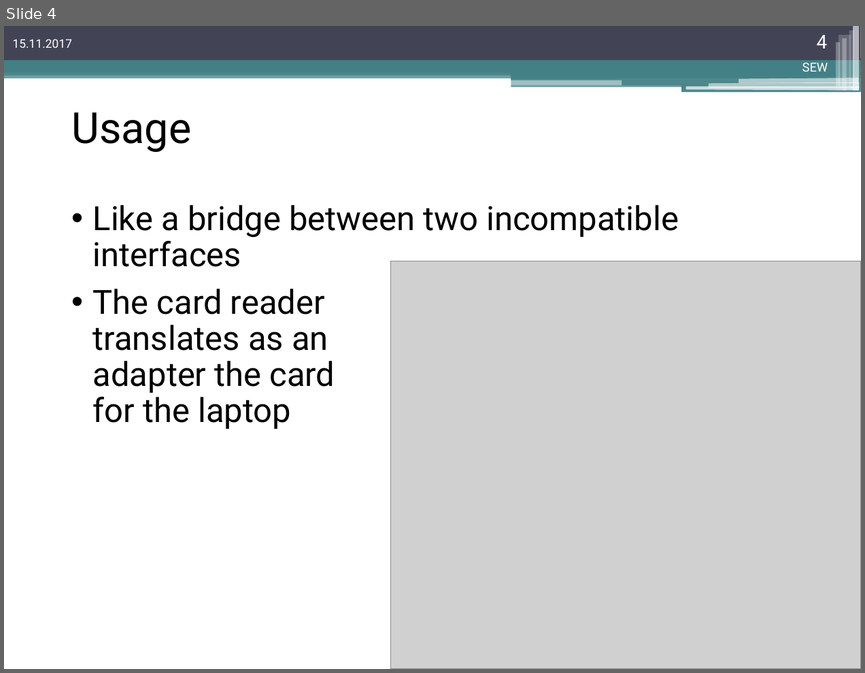
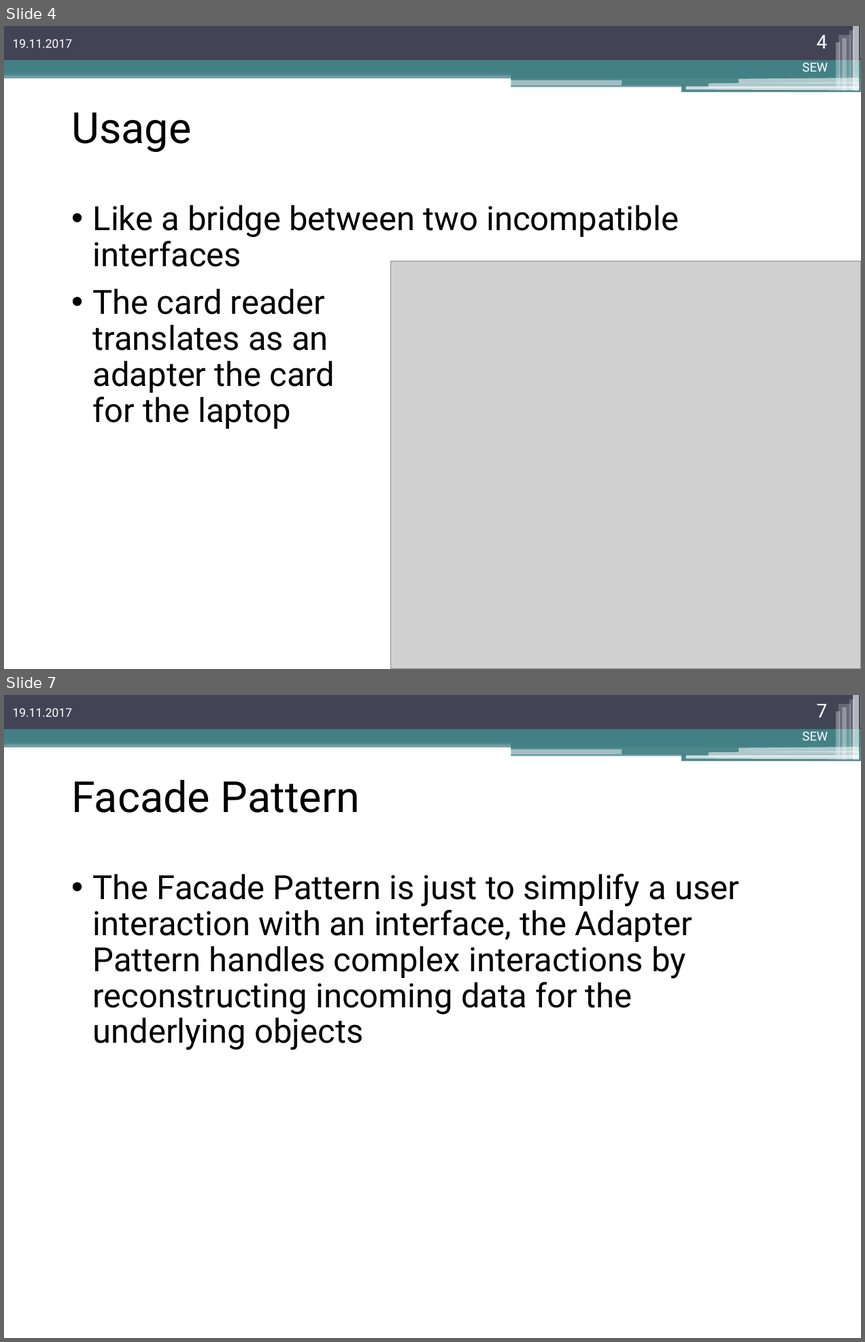
Before and after one commit to stefan4h/CSharp_Patterns_WPF_Games, a slide deck: Adapter Pattern Referat/Adapter Design Pattern.pptx. Shown one above the other, each under a label of ours: slide 4 before the commit, slides 4 and 7 after it; the slides between them are not shown. The pictures are 865x673 and 865x1342 pixels, drawn with LibreOffice and Linux fonts; fonts in the diff are those of the drawing; grey boxes stand for pictures. Boxes give left, top, right and bottom in pixels: in the first picture for what was removed or moved away, otherwise in the second. Text is boxed around its words. In the diff, an @@ line names an element or a change of style, - is before the commit and + after.

Commit message:
Adapter Pattern Referat-Überarbeitete Version

```diff
--- a/Adapter Pattern Referat/Adapter Design Pattern.pptx
+++ b/Adapter Pattern Referat/Adapter Design Pattern.pptx
@@ slide 7 added at box(4, 695, 861, 1338), background #FFFFFF; not listed: 32 template elements that a slide beside it also shows @@
@@ text added at box(13, 708, 73, 717), 10 pt, text #FFFFFF @@
+19.11.2017
@@ page number added at box(817, 704, 827, 717), 16 pt, text #FFFFFF @@
+7
@@ text added at box(802, 732, 827, 741), 10.5 pt, text #FFFFFF @@
+SEW
@@ title added at box(71, 779, 360, 813), 36 pt, text #000000 @@
+Facade Pattern
@@ text added at box(93, 873, 739, 1050), 28 pt, text #000000 @@
+• The Facade Pattern is just to simplify a user interaction with an interface, the Adapter Pattern handles complex interactions by reconstructing incoming data for the underlying objects
@@ slide 4 changed as well @@
@@ text at box(13, 39, 73, 48): text changed @@
-15.11.2017
+19.11.2017
```
Also in this commit, not shown: 14 other slides changed, 2 other slides added, 4 other files.
